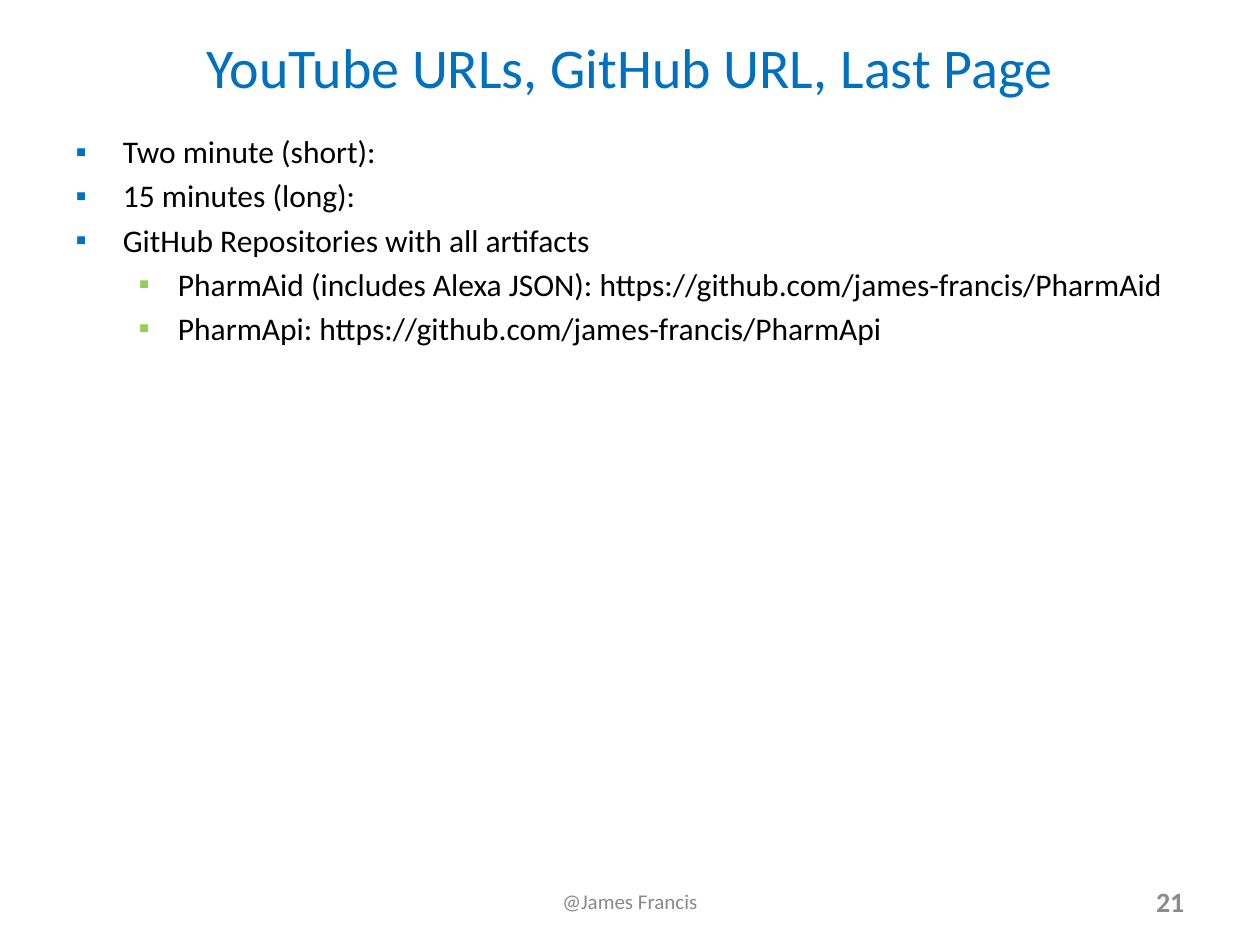
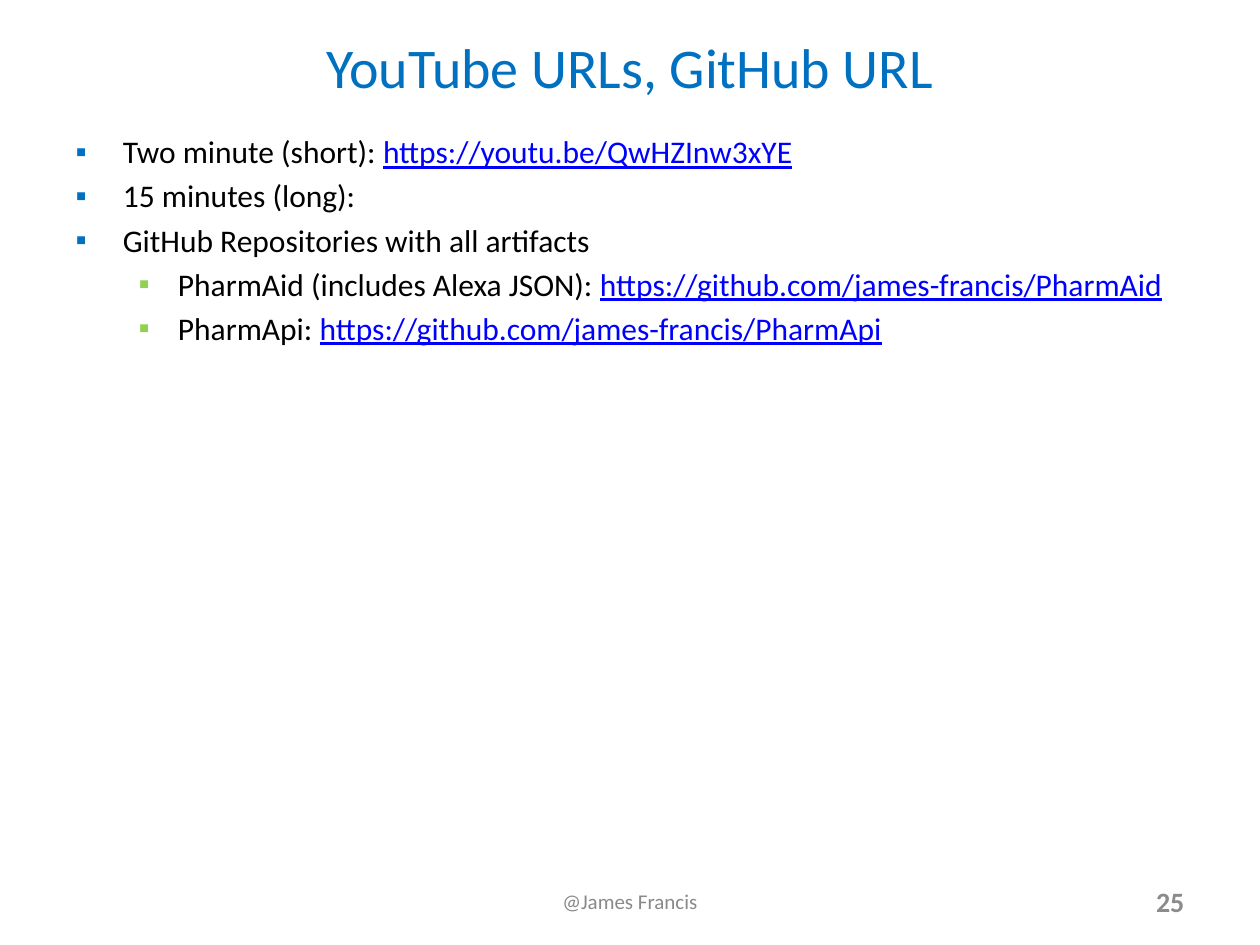
Before and after one commit to james-francis/DeepAzure-FinalProject, a slide deck: slide 25 of Alexa_JamesFrancis_Presentation.pptx (slide 21 before the commit). Drawn at 1260x945 pixels with LibreOffice and Linux fonts; fonts in the diff are those of the drawing. Boxes give left, top, right and bottom in pixels: in the first picture for what was removed or moved away, otherwise in the second. Text is boxed around its words. In the diff, an @@ line names an element or a change of style, - is before the commit and + after.

```diff
--- a/Alexa_JamesFrancis_Presentation.pptx
+++ b/Alexa_JamesFrancis_Presentation.pptx
@@ title at (326,49,933,95): text changed @@
-YouTube URLs, GitHub URL, Last Page
+YouTube URLs, GitHub URL
@@ text at (123,140,792,169): text changed; text colour #000000 to #0000FF @@
-▪ Two minute (short):
+▪ Two minute (short): https://youtu.be/QwHZInw3xYE
@@ text at (178,273,1162,346): text colour #000000 to #0000FF, underline on in "https://github.com/james-francis/PharmAid", "https://github.com/james-francis/PharmApi" @@
@@ page number at (1156,894,1184,912): text changed @@
-21
+25
```
Also in this commit, not shown: 2 other slides changed, 4 slides added, 1 other file.
